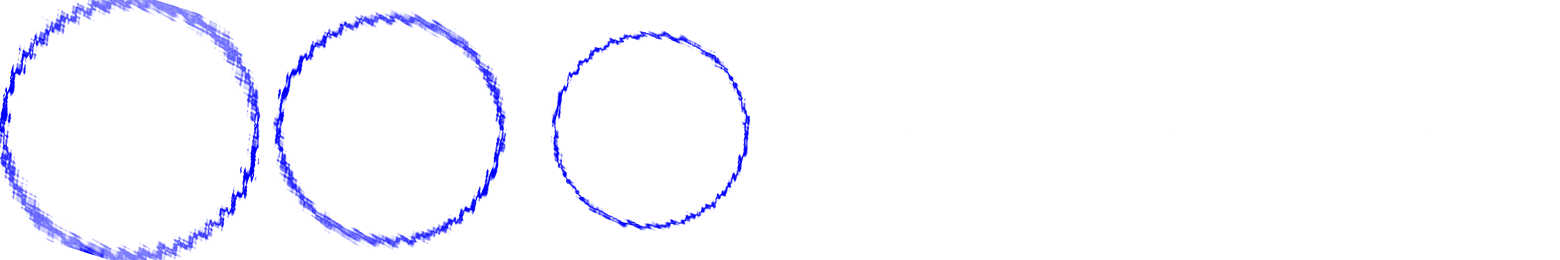
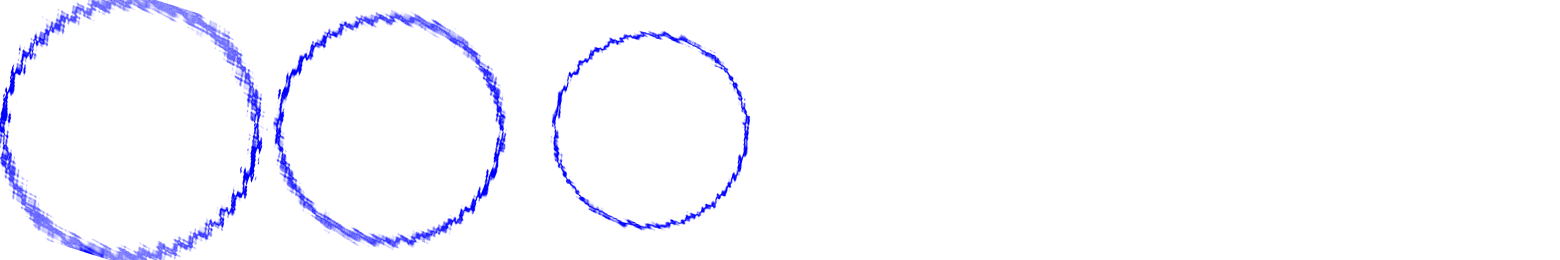
Layered file, before and after one edit (1560 x 260). Changes by layer:
added group "Grupa 1 kopiuj" with 6 layers above "Grupa 1" over [259, 92, 269, 162]
added group "Grupa 1" with 6 layers above "Tło" over [257, 90, 269, 162]
moved "Elipsa 1" (3rd of 3, in "Grupa 1") into group "Grupa 1", painted on it over [257, 90, 269, 162]
